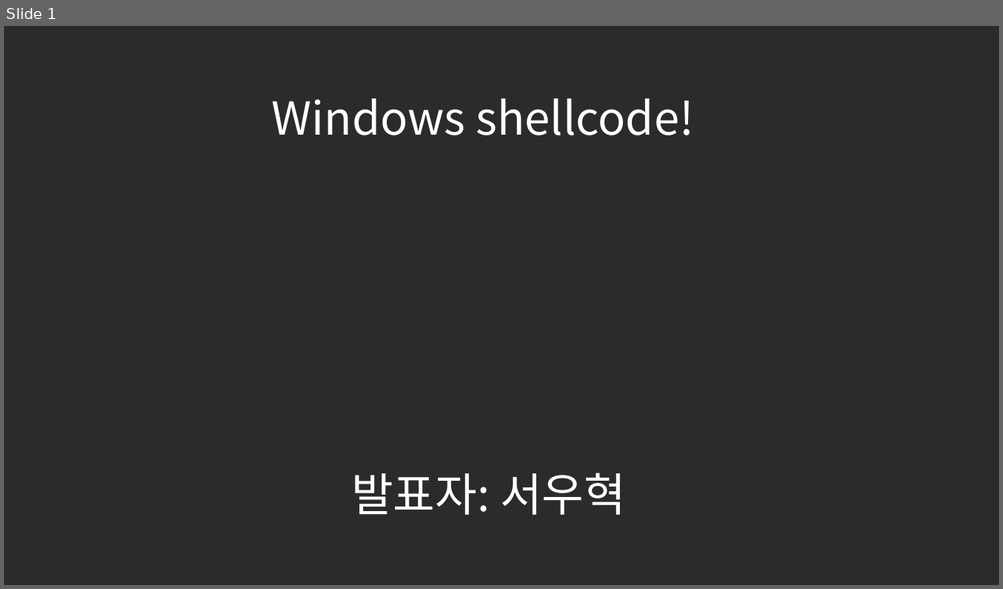
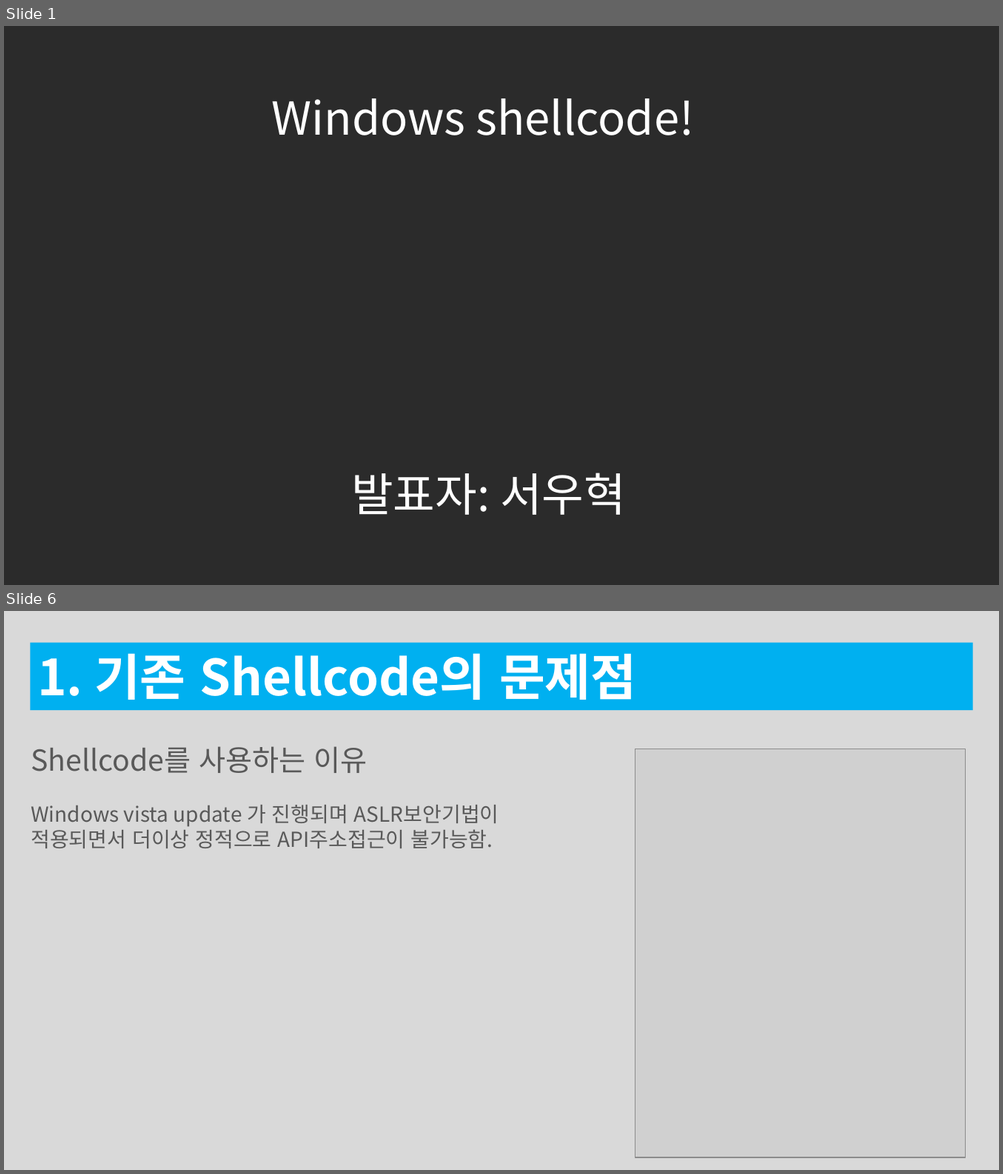
Before and after one commit to traitor0213/universal-shellcode, a slide deck: 123545.pptx. Shown one above the other, each under a label of ours: slide 1 before the commit, slides 1 and 6 after it; the slides between them are not shown. The pictures are 1003x589 and 1003x1174 pixels, drawn with LibreOffice and Linux fonts; fonts in the diff are those of the drawing; grey boxes stand for pictures; background and template pictures are left out; a plain dark background stands for a picture behind light text. Boxes give left, top, right and bottom in pixels: in the first picture for what was removed or moved away, otherwise in the second. Text is boxed around its words. In the diff, an @@ line names an element or a change of style, - is before the commit and + after.

```diff
--- a/123545.pptx
+++ b/123545.pptx
@@ slide 6 added at [4,611,999,1170], background #D9D9D9 @@
@@ rectangle added at [30,642,973,710], fill #00B0F0, 48 pt, text #FFFFFF, bold @@
+1. 기존 Shellcode의 문제점
@@ rectangle added at [23,738,549,943], fill #D9D9D9, outline #D9D9D9 0.75 pt, 20 pt, text #595959 @@
+Shellcode를 사용하는 이유
+Windows vista update 가 진행되며 ASLR보안기법이
+적용되면서 더이상 정적으로 API주소접근이 불가능함.
@@ picture added at [635,750,966,1159] @@
```
Also in this commit, not shown: 20 slides changed, 3 other slides added, 3 slides removed.
